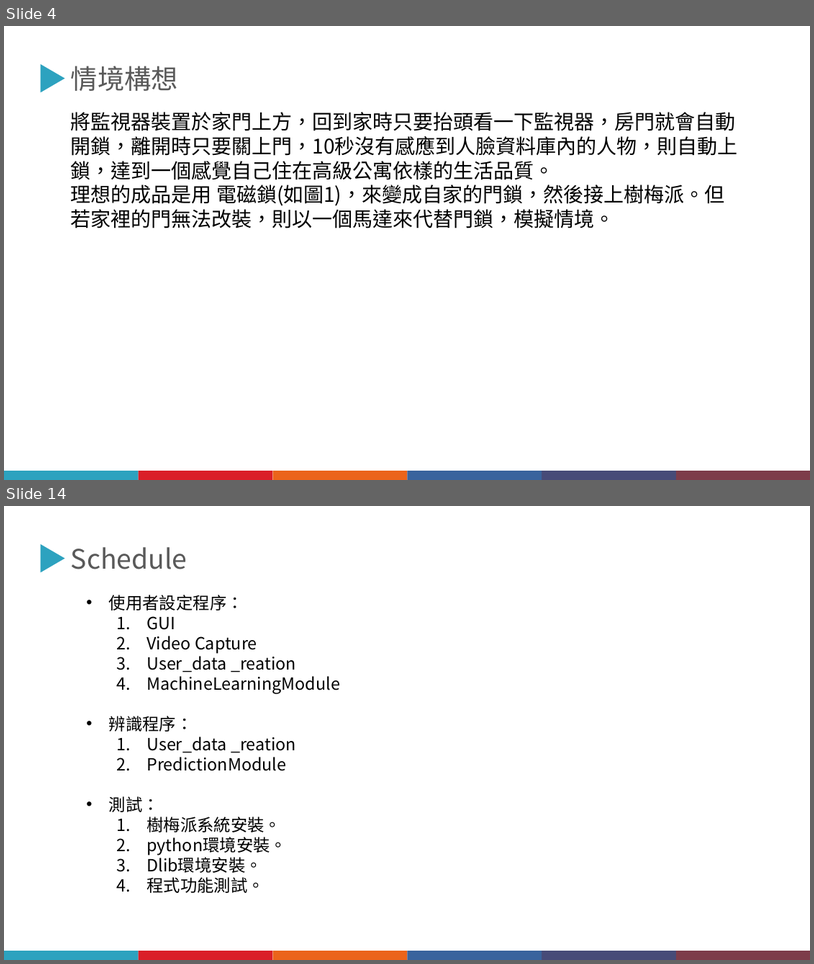
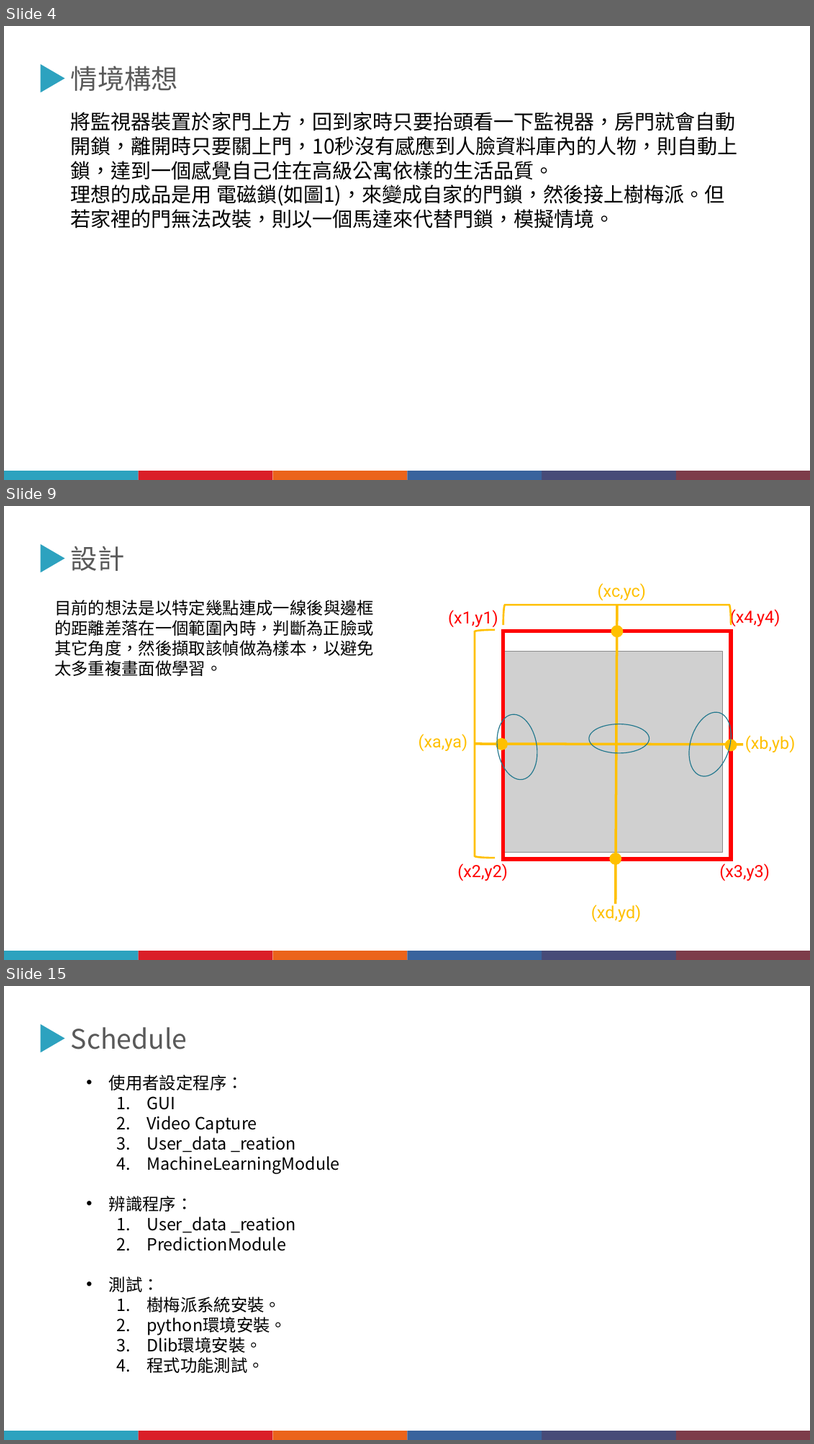
Before and after one commit to JiangXiu01/1091-EmbeddedImageProcessing, a slide deck: 期中報告/1092嵌入式影像_期中報告202105211327.pptx. Shown one above the other, each under a label of ours: slides 4 and 14 before the commit, slides 4, 9 and 15 after it; the slides between them are not shown. The pictures are 814x964 and 814x1444 pixels, drawn with LibreOffice and Linux fonts; fonts in the diff are those of the drawing; grey boxes stand for pictures. Boxes give left, top, right and bottom in pixels: in the first picture for what was removed or moved away, otherwise in the second. Text is boxed around its words. In the diff, an @@ line names an element or a change of style, - is before the commit and + after.

```diff
--- a/期中報告/1092嵌入式影像_期中報告202105211327.pptx
+++ b/期中報告/1092嵌入式影像_期中報告202105211327.pptx
@@ slide 9 added at [4, 506, 810, 960], background #FFFFFF @@
@@ triangle added at [41, 544, 64, 572], fill #2DA2BF @@
@@ text added at [71, 546, 125, 571], 32 pt, text #595959 @@
+設計
@@ text added at [54, 600, 374, 676], 20 pt, text #000000 @@
+目前的想法是以特定幾點連成一線後與邊框的距離差落在一個範圍內時，判斷為正臉或其它角度，然後擷取該幀做為樣本，以避免太多重複畫面做學習。
@@ group added at [419, 583, 796, 921]: 8 texts, 7 ellipses, 2 left brackets, 2 lines, 1 picture, 1 rectangle @@
+(x1,y1)
+(x2,y2)
+(x4,y4)
+(x3,y3)
+(xa,ya)
+(xc,yc)
+(xb,yb)
+(xd,yd)
@@ group added at [4, 951, 810, 960]: 6 rectangles @@
@@ what was slide 14 is now slide 15 @@
```
Also in this commit, not shown: 9 slides changed, 3 other slides added, 3 slides removed.
